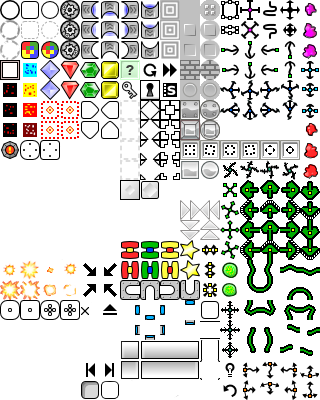
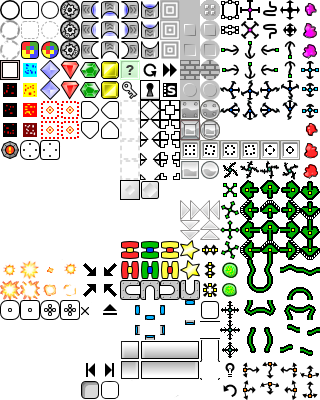
Layer changes from the first 320×400 image to the second:
painted on "Capa nueva#1" over [182, 80, 220, 100]
